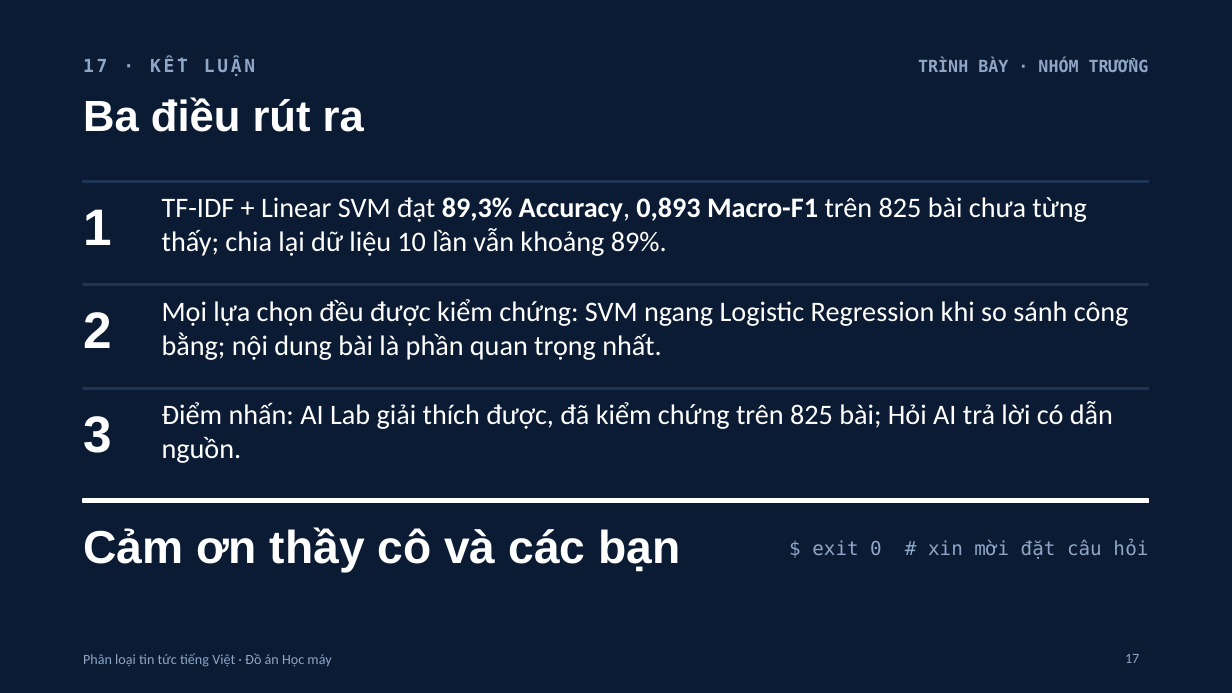
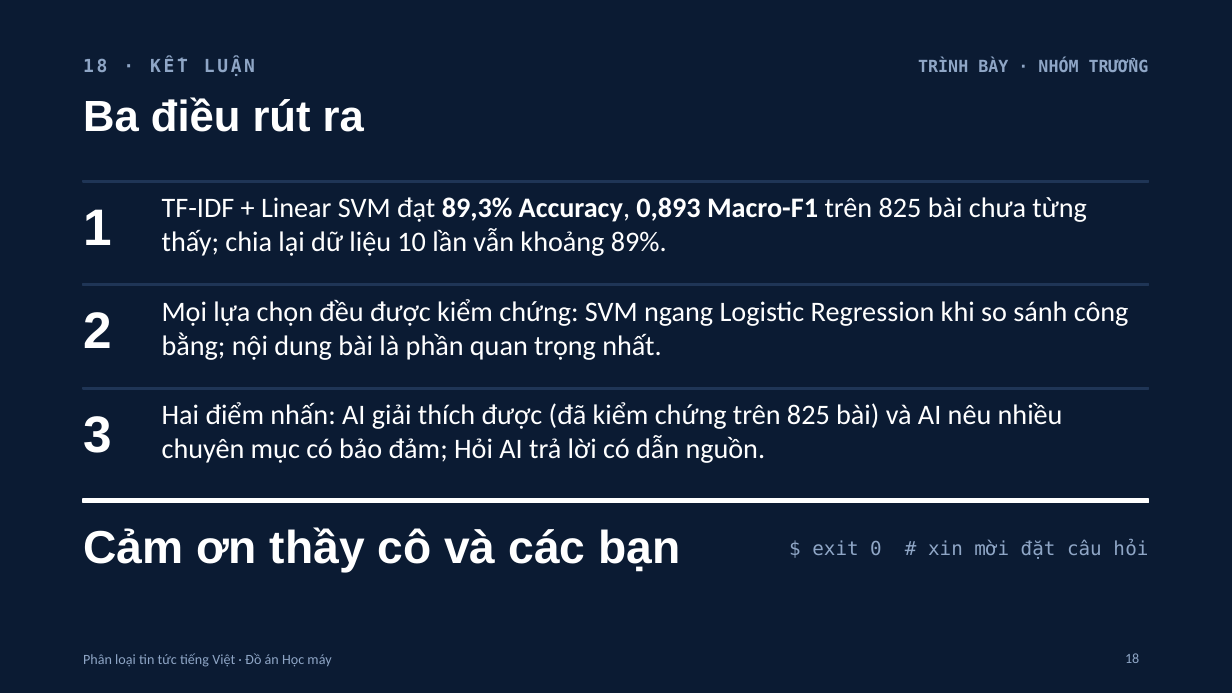
Before and after one commit to PhucHoang3010/Vietnamese-News-Classification, a slide deck: slide 18 of trinh-bay/VnNews-Slide-Do-An-Nhom.pptx (slide 17 before the commit). Drawn at 1232x693 pixels with LibreOffice and Linux fonts; fonts in the diff are those of the drawing. Boxes give left, top, right and bottom in pixels: in the first picture for what was removed or moved away, otherwise in the second. Text is boxed around its words. In the diff, an @@ line names an element or a change of style, - is before the commit and + after.

```diff
--- a/trinh-bay/VnNews-Slide-Do-An-Nhom.pptx
+++ b/trinh-bay/VnNews-Slide-Do-An-Nhom.pptx
@@ text at (x1=83, y1=52, x2=1149, y2=79): text changed @@
-17 · KẾT LUẬN
+18 · KẾT LUẬN
@@ text at (x1=162, y1=402, x2=1063, y2=463): text changed @@
-Điểm nhấn: AI Lab giải thích được, đã kiểm chứng trên 825 bài; Hỏi AI trả lời có dẫn nguồn.
+Hai điểm nhấn: AI giải thích được (đã kiểm chứng trên 825 bài) và AI nêu nhiều chuyên mục có bảo đảm; Hỏi AI trả lời có dẫn nguồn.
@@ page number at (x1=1125, y1=653, x2=1139, y2=663): text changed @@
-17
+18
```
Also in this commit, not shown: 5 other slides changed, 1 slide added, 5 other files.
